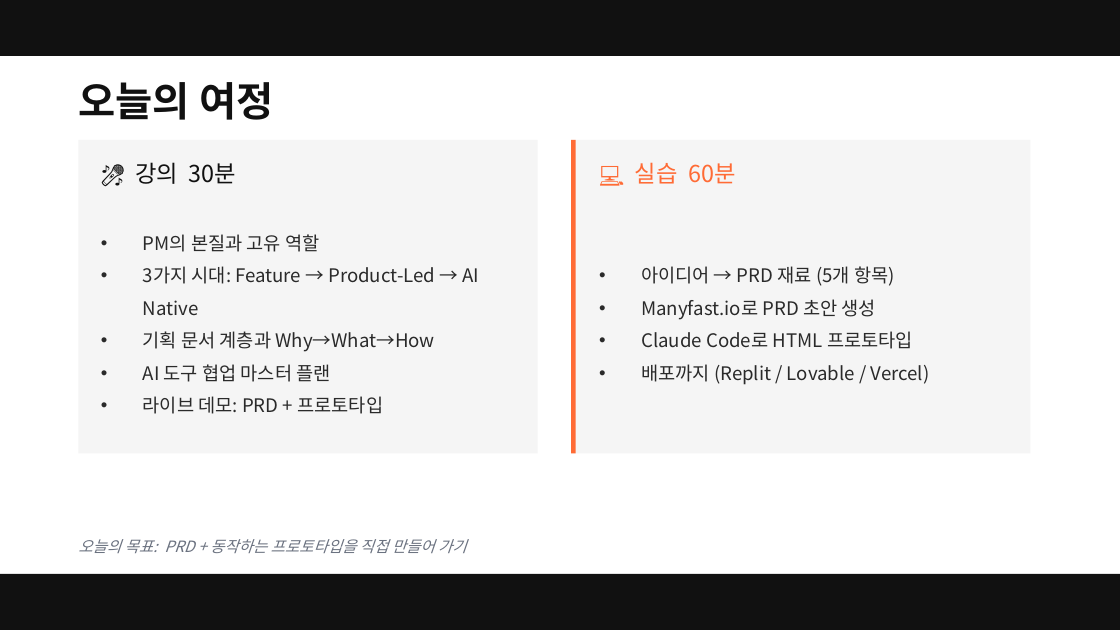
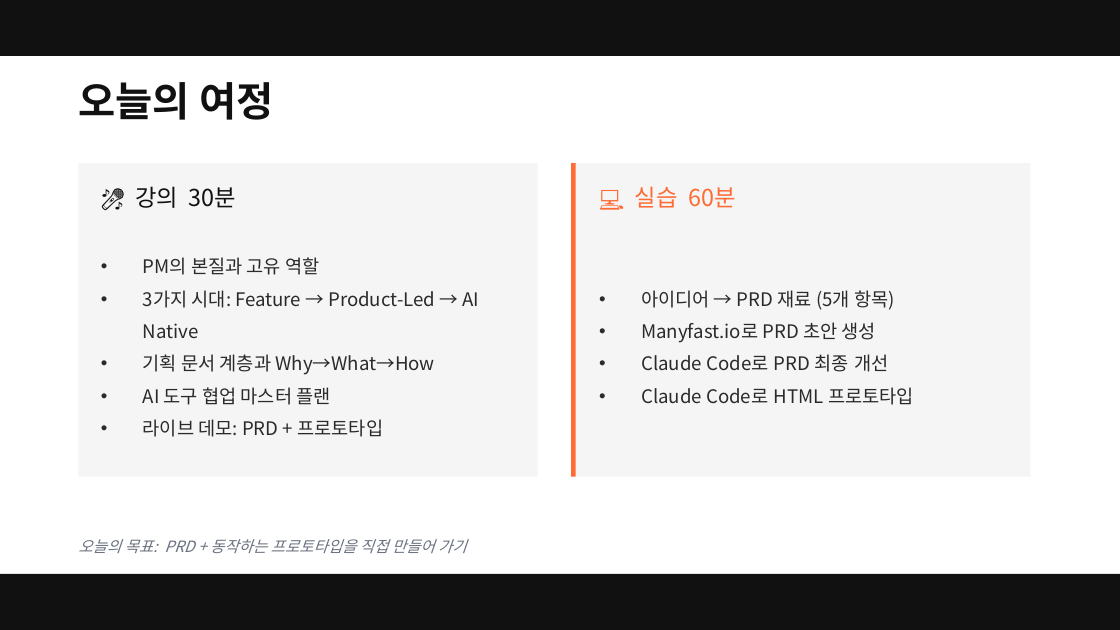
Before and after one commit to smilesjcha/ai-native-pm, a slide deck: slide 2 of projects/26Q3_Fastcampus-Lecture/assets/pptx/ai-native-pm-lecture.pptx. Drawn at 1120x630 pixels with LibreOffice and Linux fonts; fonts in the diff are those of the drawing. Boxes give left, top, right and bottom in pixels: in the first picture for what was removed or moved away, otherwise in the second. Text is boxed around its words. In the diff, an @@ line names an element or a change of style, - is before the commit and + after.

```diff
--- a/projects/26Q3_Fastcampus-Lecture/assets/pptx/ai-native-pm-lecture.pptx
+++ b/projects/26Q3_Fastcampus-Lecture/assets/pptx/ai-native-pm-lecture.pptx
@@ 4 texts, 3 rectangles: place and size @@
-4 texts, 3 rectangles at <box>78,140,1030,454</box>
+4 texts, 3 rectangles at <box>78,164,1030,477</box>
@@ text at <box>641,354,888,372</box>: paragraph added @@
+• Claude Code로 PRD 최종 개선
@@ text at <box>641,364,930,385</box>: paragraph removed @@
-• 배포까지 (Replit / Lovable / Vercel)
```
Also in this commit, not shown: 27 other slides changed, 1 slide added, 1 other file.
